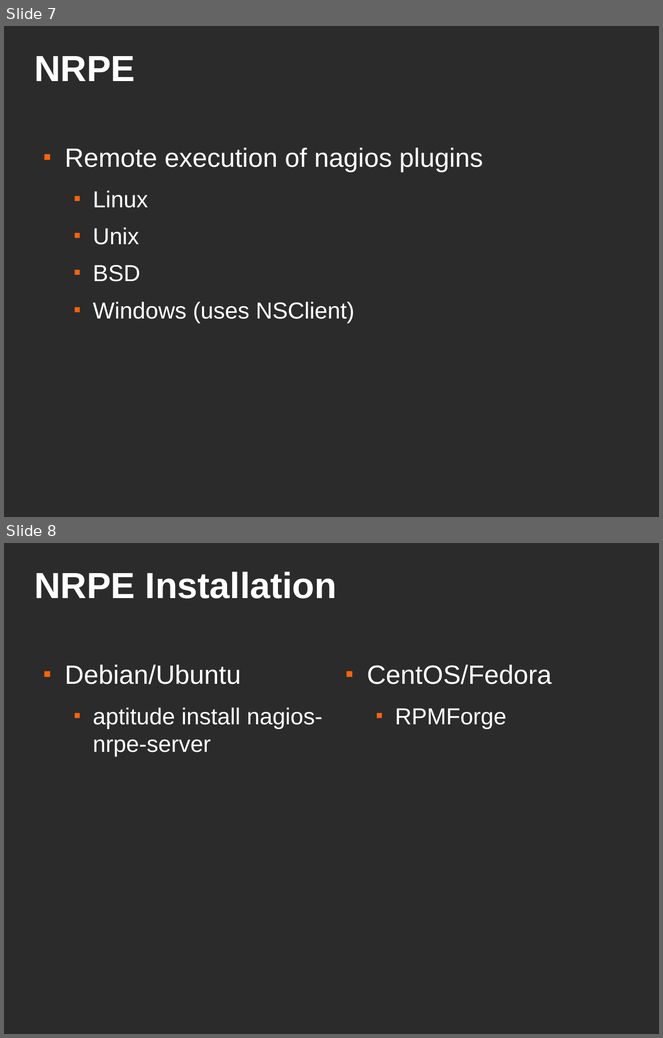
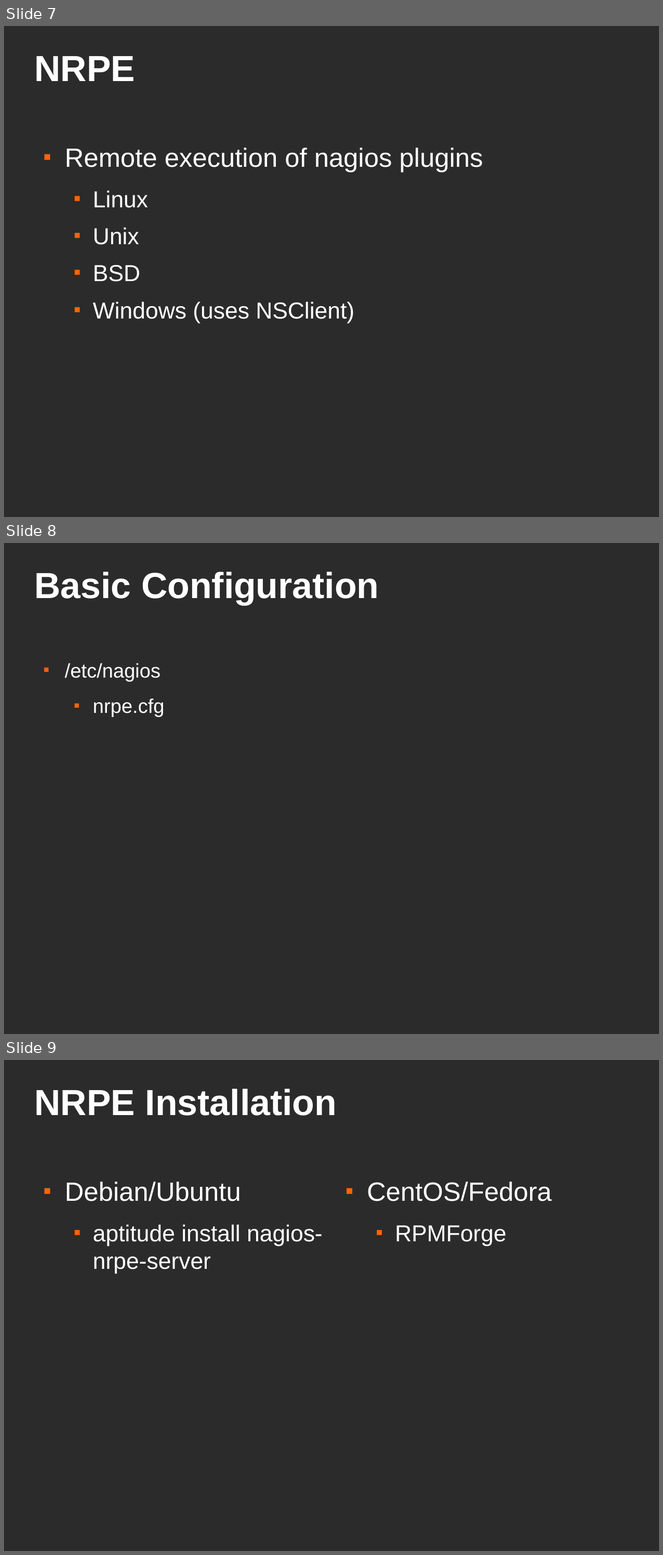
Before and after one commit to evilpeno/presentations, a slide deck: oalug_2011-04-26_nagios-basics/Nagios Basic OALUG.odp. Shown one above the other, each under a label of ours: slides 7 and 8 before the commit, slides 7, 8 and 9 after it. The pictures are 663x1038 and 663x1555 pixels, drawn with LibreOffice and Linux fonts; fonts in the diff are those of the drawing; background and template pictures are left out; a plain dark background stands for a picture behind light text. Boxes give left, top, right and bottom in pixels: in the first picture for what was removed or moved away, otherwise in the second. Text is boxed around its words. In the diff, an @@ line names an element or a change of style, - is before the commit and + after.

```diff
--- a/oalug_2011-04-26_nagios-basics/Nagios Basic OALUG.odp
+++ b/oalug_2011-04-26_nagios-basics/Nagios Basic OALUG.odp
@@ slide 8 added at box(4, 543, 659, 1034), background picture (left out) @@
@@ title added at box(35, 572, 379, 605), 44 pt, text #FFFFFF, bold @@
+Basic Configuration
@@ text added at box(65, 663, 165, 717), 24 pt, text #FFFFFF @@
+■ /etc/nagios
+  ■ nrpe.cfg
@@ what was slide 8 is now slide 9 @@
```
Also in this commit, not shown: 2 slides changed, 1 other file.
